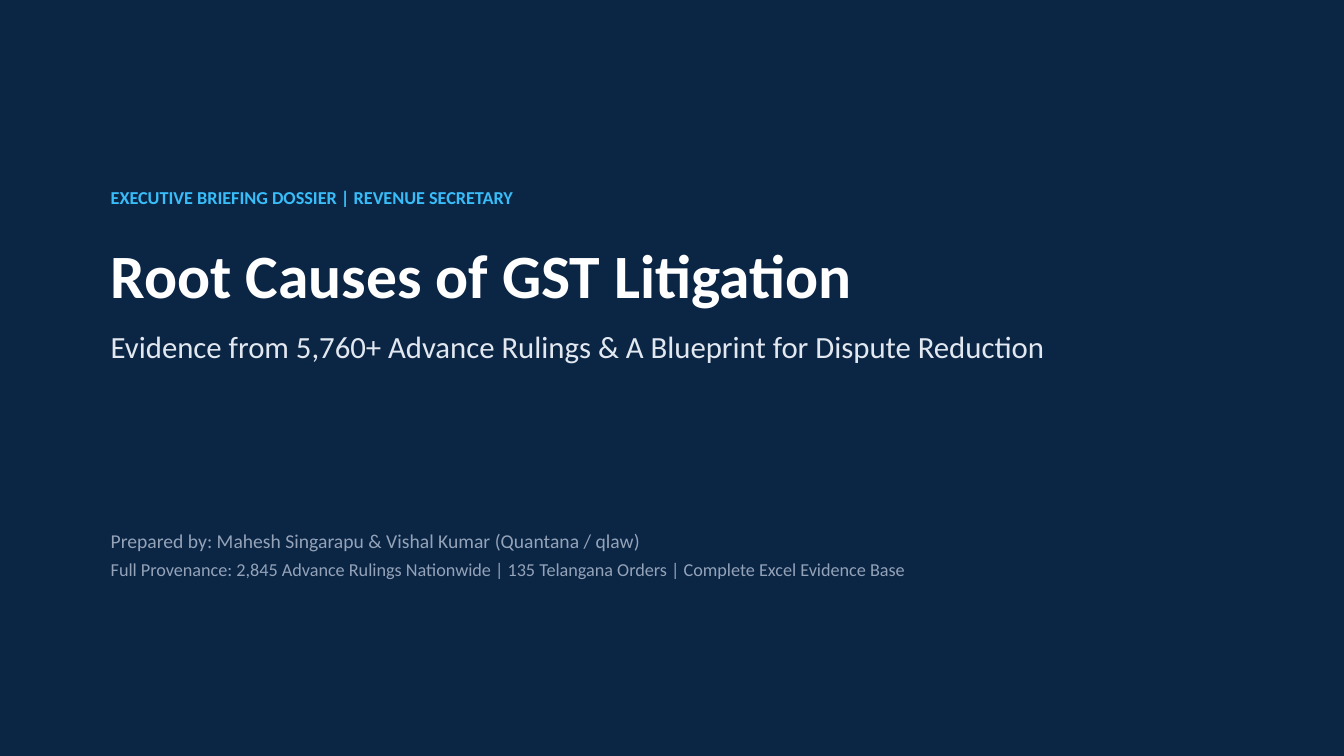
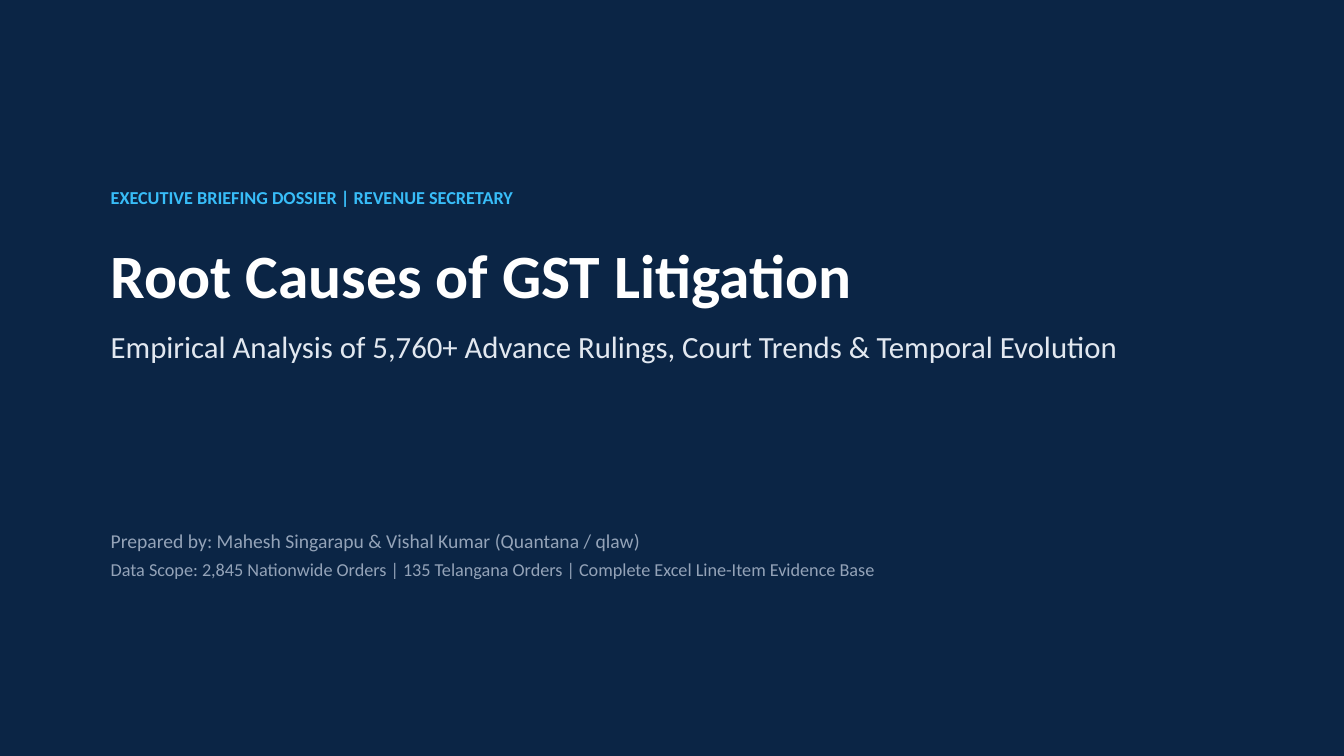
Before and after one commit to vishalquantana/qlaw, a slide deck: slide 1 of docs/GST_Litigation_Causes_Revenue_Secretary.pptx. Drawn at 1344x756 pixels with LibreOffice and Linux fonts; fonts in the diff are those of the drawing. Boxes give left, top, right and bottom in pixels: in the first picture for what was removed or moved away, otherwise in the second. Text is boxed around its words. In the diff, an @@ line names an element or a change of style, - is before the commit and + after.

Commit message:
feat(analysis): add court docket divergence and temporal evolution (2018-2026) across deck, excel, doc, and web

```diff
--- a/docs/GST_Litigation_Causes_Revenue_Secretary.pptx
+++ b/docs/GST_Litigation_Causes_Revenue_Secretary.pptx
@@ text at (111,336,1117,364): text changed @@
-Evidence from 5,760+ Advance Rulings & A Blueprint for Dispute Reduction
+Empirical Analysis of 5,760+ Advance Rulings, Court Trends & Temporal Evolution
@@ text at (111,563,875,579): text changed @@
-Full Provenance: 2,845 Advance Rulings Nationwide | 135 Telangana Orders | Complete Excel Evidence Base
+Data Scope: 2,845 Nationwide Orders | 135 Telangana Orders | Complete Excel Line-Item Evidence Base
```
Also in this commit, not shown: 9 other slides changed, 2 slides added, 6 other files.
